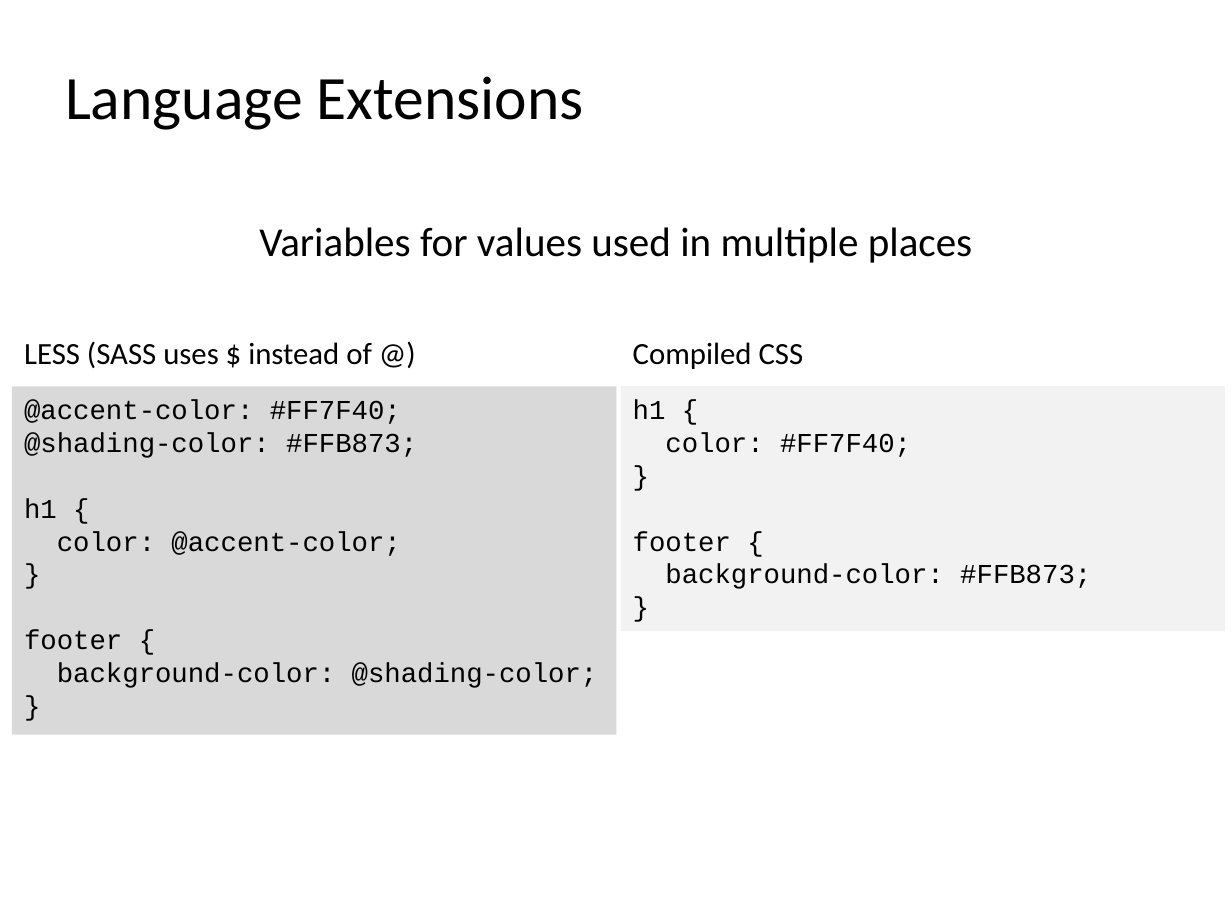
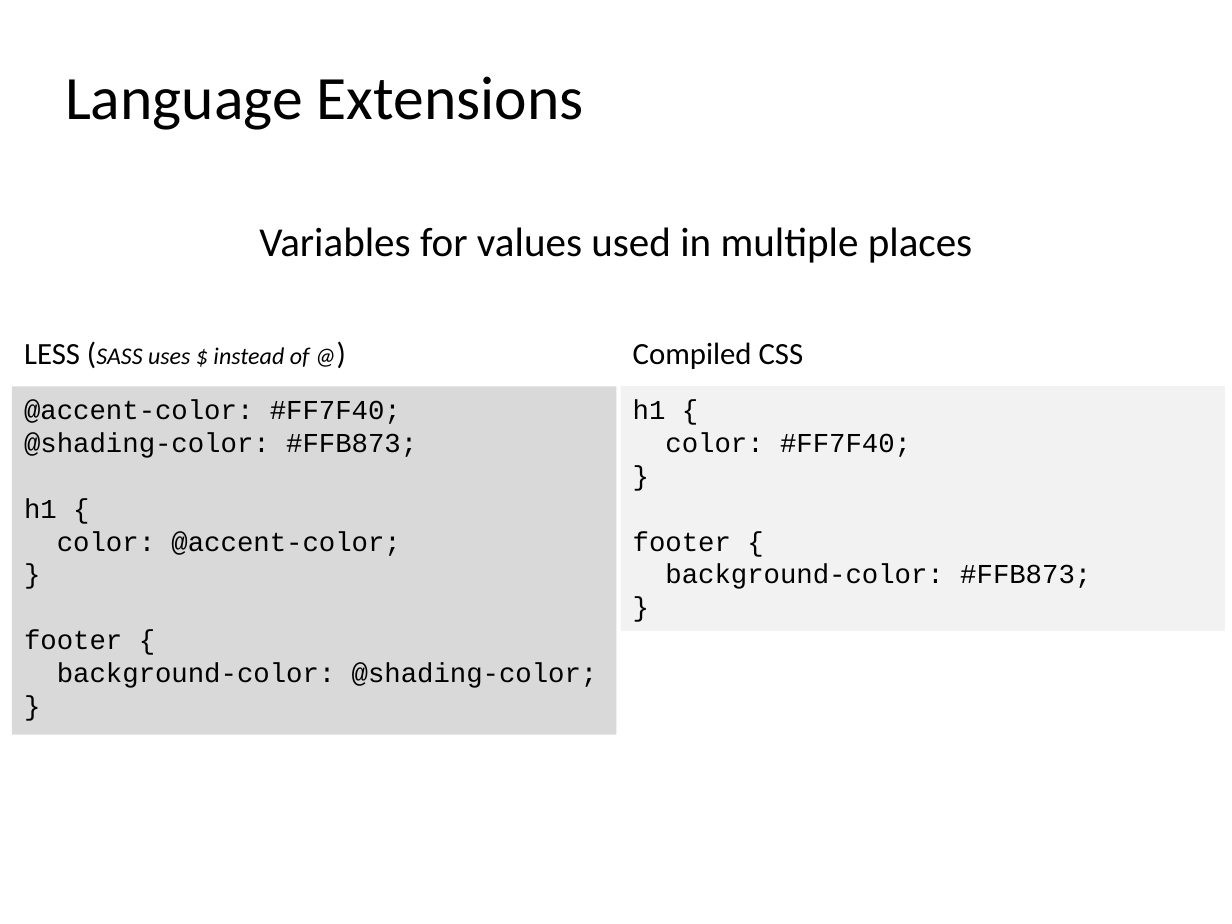
Before and after one commit to XavierByrd/info343-stearns, a slide deck: slide 5 of slides/sassless/sassless.pptx (slide 4 before the commit). Drawn at 1232x924 pixels with LibreOffice and Linux fonts; fonts in the diff are those of the drawing. Boxes give left, top, right and bottom in pixels: in the first picture for what was removed or moved away, otherwise in the second. Text is boxed around its words. In the diff, an @@ line names an element or a change of style, - is before the commit and + after.

```diff
--- a/slides/sassless/sassless.pptx
+++ b/slides/sassless/sassless.pptx
@@ text "LESS (SASS uses $ instead ..." at (x1=24, y1=344, x2=310, y2=367): size 18 to 14 pt, italic on in "(SASS uses $ instead of @)" @@
```
Also in this commit, not shown: 3 other slides changed, 1 slide added.
